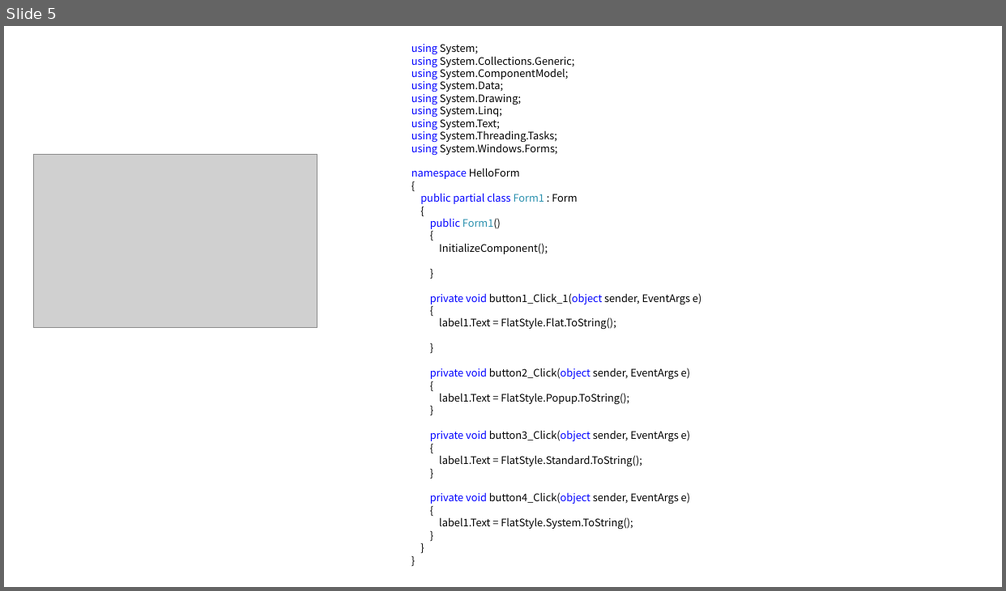
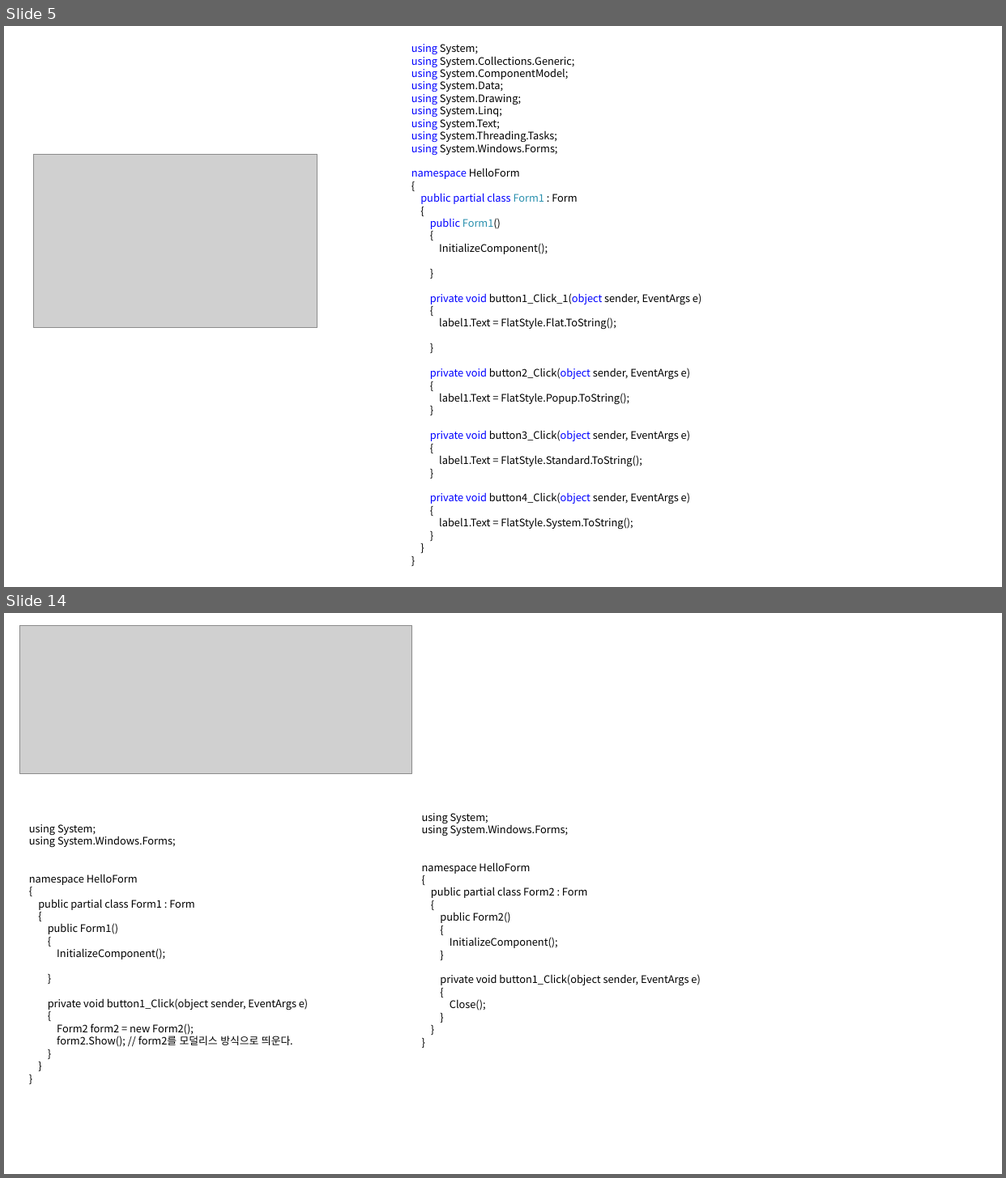
Before and after one commit to Kimhyunjin4455/CSharp, a slide deck: 객체0510.pptx. Shown one above the other, each under a label of ours: slide 5 before the commit, slides 5 and 14 after it; the slides between them are not shown. The pictures are 1006x591 and 1006x1178 pixels, drawn with LibreOffice and Linux fonts; fonts in the diff are those of the drawing; grey boxes stand for pictures. Boxes give left, top, right and bottom in pixels: in the first picture for what was removed or moved away, otherwise in the second. Text is boxed around its words. In the diff, an @@ line names an element or a change of style, - is before the commit and + after.

```diff
--- a/객체0510.pptx
+++ b/객체0510.pptx
@@ slide 14 added at [4,613,1002,1174], background #FFFFFF @@
@@ picture added at [19,626,413,773] @@
@@ text added at [29,824,308,1047], 10 pt, text #000000 @@
+using System;
+using System.Windows.Forms;
+namespace HelloForm
+{
+public partial class Form1 : Form
+{
+public Form1()
+{
+InitializeComponent();
+}
+private void button1_Click(object sender, EventArgs e)
+{
+Form2 form2 = new Form2();
+form2.Show(); // form2를 모덜리스 방식으로 띄운다.
+}
+}
+}
@@ text added at [422,813,700,1011], 10 pt, text #000000 @@
+using System;
+using System.Windows.Forms;
+namespace HelloForm
+{
+public partial class Form2 : Form
+{
+public Form2()
+{
+InitializeComponent();
+}
+private void button1_Click(object sender, EventArgs e)
+{
+Close();
+}
+}
+}
```
Also in this commit, not shown: 14 other slides added.
